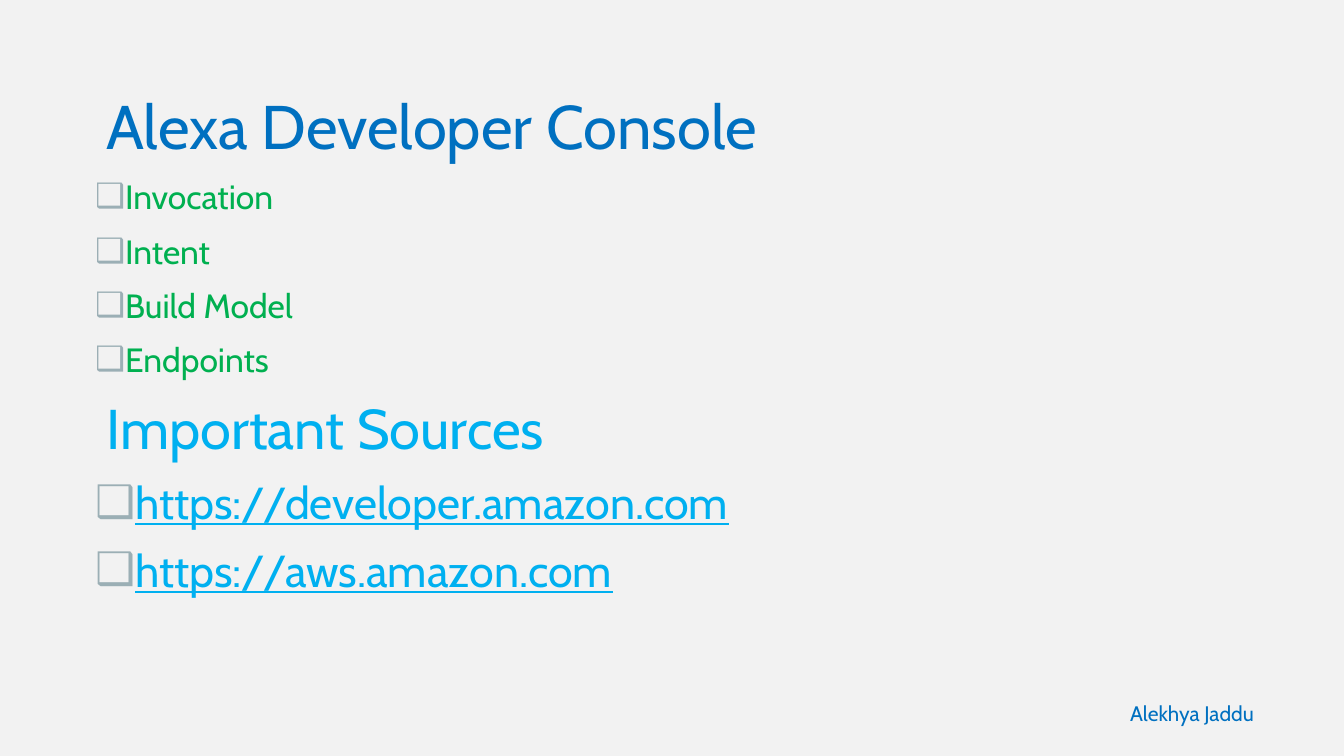
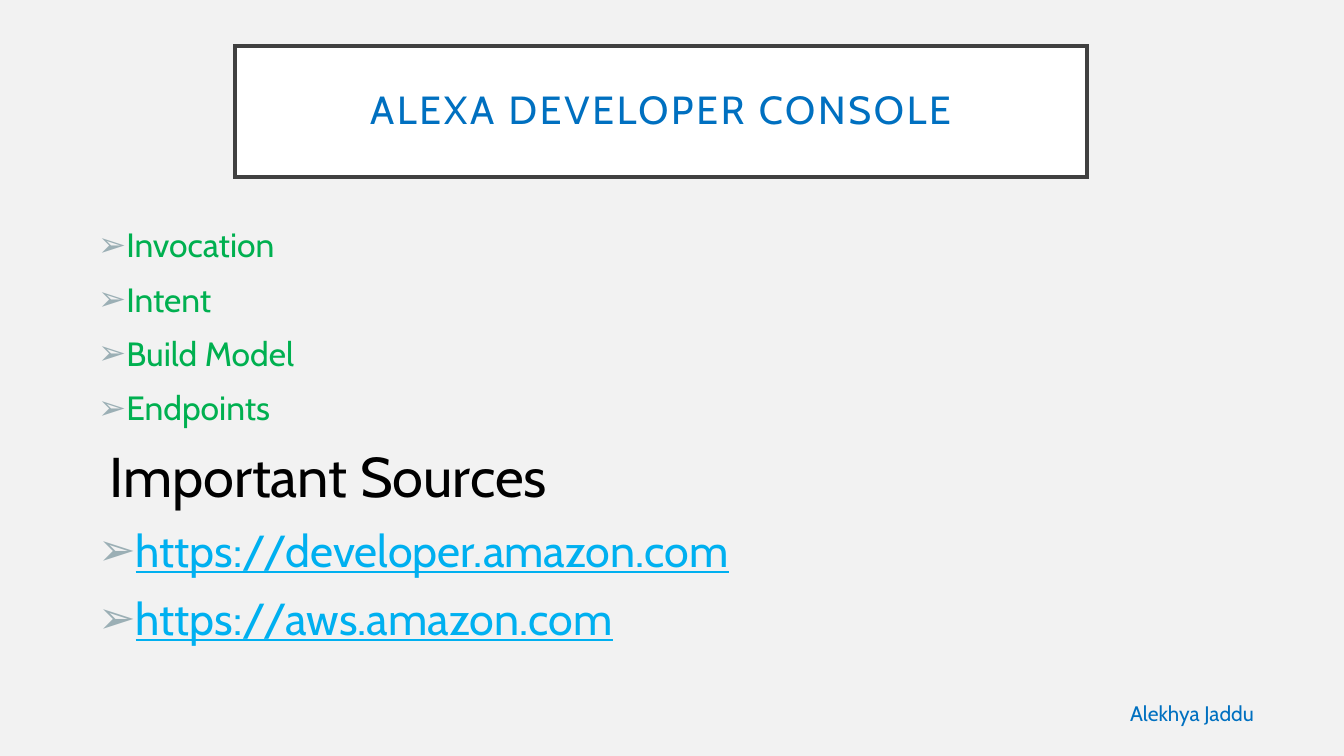
Before and after one commit to alekhyajaddu/alexa-project, a slide deck: slide 7 of Alexa ppt.pptx. Drawn at 1344x756 pixels with LibreOffice and Linux fonts; fonts in the diff are those of the drawing. Boxes give left, top, right and bottom in pixels: in the first picture for what was removed or moved away, otherwise in the second. Text is boxed around its words. In the diff, an @@ line names an element or a change of style, - is before the commit and + after.

```diff
--- a/Alexa ppt.pptx
+++ b/Alexa ppt.pptx
@@ title added at bbox=[235, 46, 1087, 177], fill #FFFFFF, outline #404040 2.5 pt, 28 pt, text #0070C0 @@
+ALEXA DEVELOPER CONSOLE
@@ text at bbox=[106, 102, 757, 163]: paragraph removed @@
-Alexa Developer Console
@@ text "Invocation": place and size @@
-text "Invocation" at bbox=[106, 102, 757, 597]
+text "Invocation" at bbox=[109, 233, 729, 645]
@@ text "Invocation" at bbox=[109, 233, 729, 645]: text colour #00B0F0 to #000000 in "Important Sources"; bullet ❑ to ➢ @@
```
Also in this commit, not shown: 7 other slides changed.
